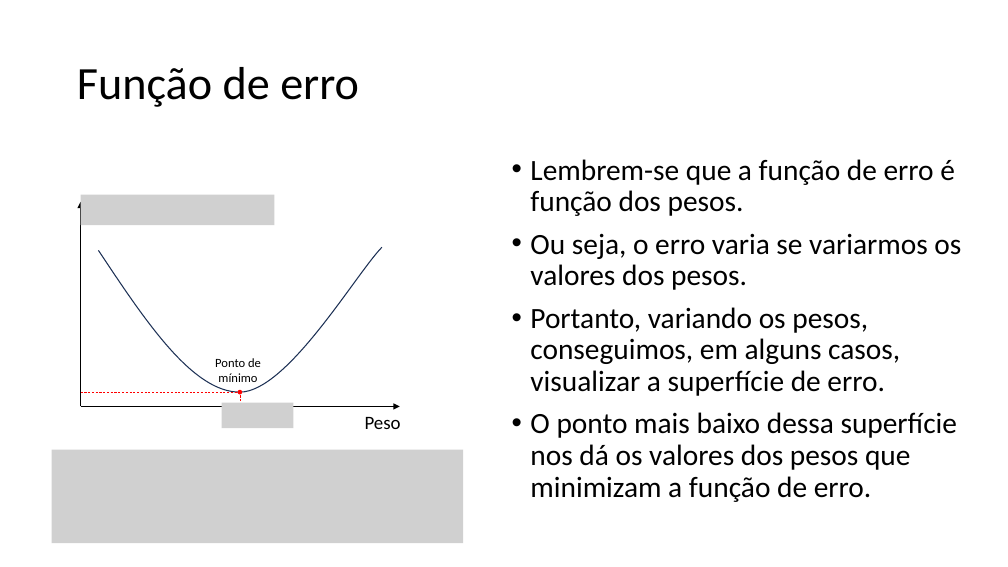
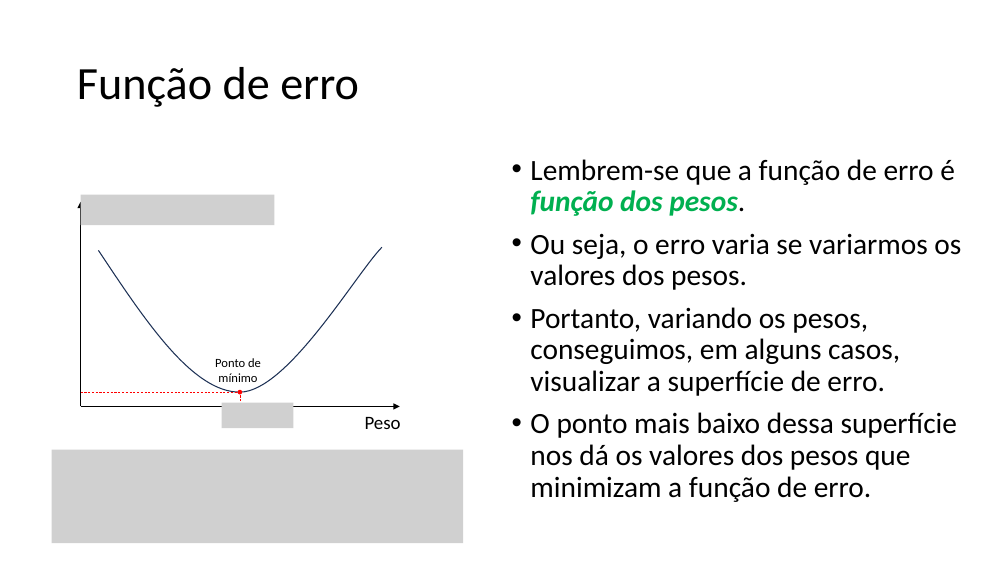
Before and after one commit to zz4fap/tp557-iot-ml, a slide deck: slide 4 of slides/TP557_6_Minimizando_o_erro.pptx. Drawn at 1008x567 pixels with LibreOffice and Linux fonts; fonts in the diff are those of the drawing; grey boxes stand for pictures. Boxes give left, top, right and bottom in pixels: in the first picture for what was removed or moved away, otherwise in the second. Text is boxed around its words. In the diff, an @@ line names an element or a change of style, - is before the commit and + after.

```diff
--- a/slides/TP557_6_Minimizando_o_erro.pptx
+++ b/slides/TP557_6_Minimizando_o_erro.pptx
@@ text at box(530, 159, 955, 216): text colour #000000 to #00B050, bold on, italic on in "função dos pesos." @@
```
Also in this commit, not shown: 10 other slides changed, 3 slides added.
